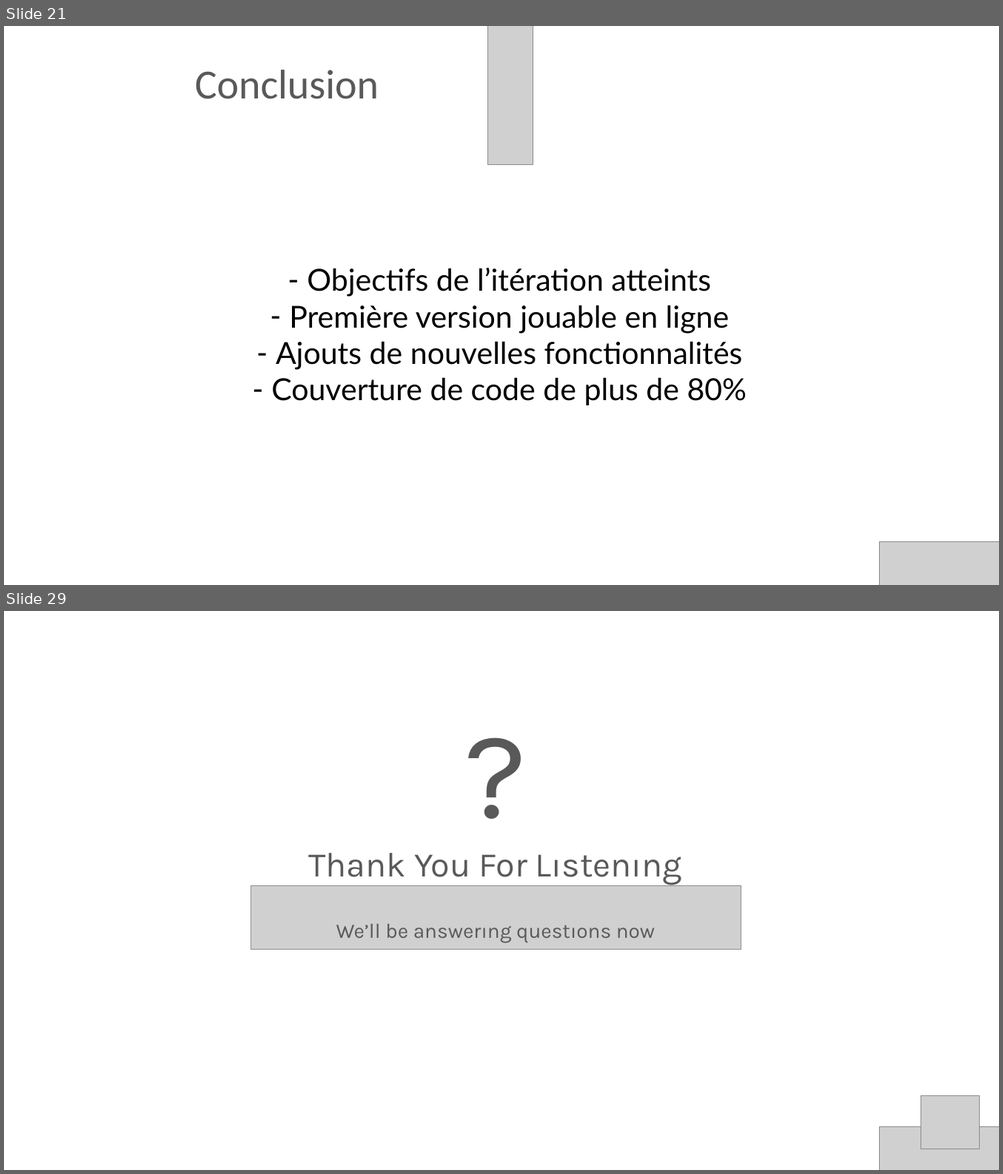
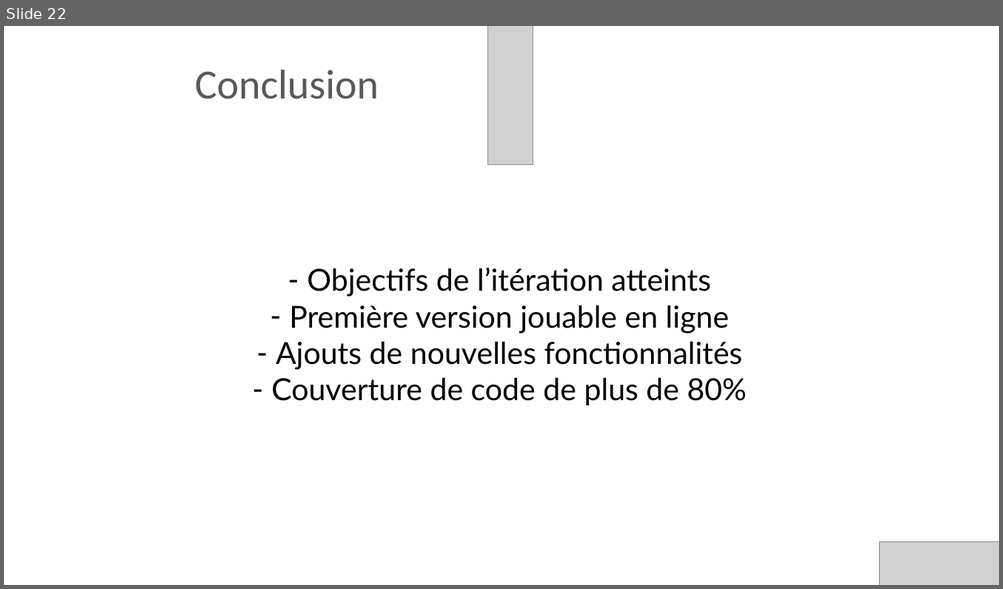
Before and after one commit to val92130/Wander, a slide deck: Documentation/Presentations/Iteration 1 - Wander.pptx. Shown one above the other, each under a label of ours: slides 21 and 29 before the commit, slide 22 after it; the slides between them are not shown. The pictures are 1003x1174 and 1003x589 pixels, drawn with LibreOffice and Linux fonts; fonts in the diff are those of the drawing; grey boxes stand for pictures; background and template pictures are left out. Boxes give left, top, right and bottom in pixels: in the first picture for what was removed or moved away, otherwise in the second. Text is boxed around its words. In the diff, an @@ line names an element or a change of style, - is before the commit and + after.

```diff
--- a/Documentation/Presentations/Iteration 1 - Wander.pptx
+++ b/Documentation/Presentations/Iteration 1 - Wander.pptx
@@ slide 29 removed at (4, 611, 999, 1170), background picture (left out) @@
@@ text removed at (415, 691, 576, 847) @@
-?
@@ text removed at (308, 853, 682, 885) @@
-Thank You For Lıstenıng
@@ picture removed at (251, 886, 741, 950) @@
@@ text removed at (336, 924, 654, 943) @@
-We’ll be answerıng questıons now
@@ picture removed at (920, 1096, 979, 1149) @@
@@ picture removed at (879, 1127, 999, 1170) @@
@@ what was slide 21 is now slide 22 @@
```
Also in this commit, not shown: 2 slides changed, 1 slide added, 27 other slides removed, 2 other files.
